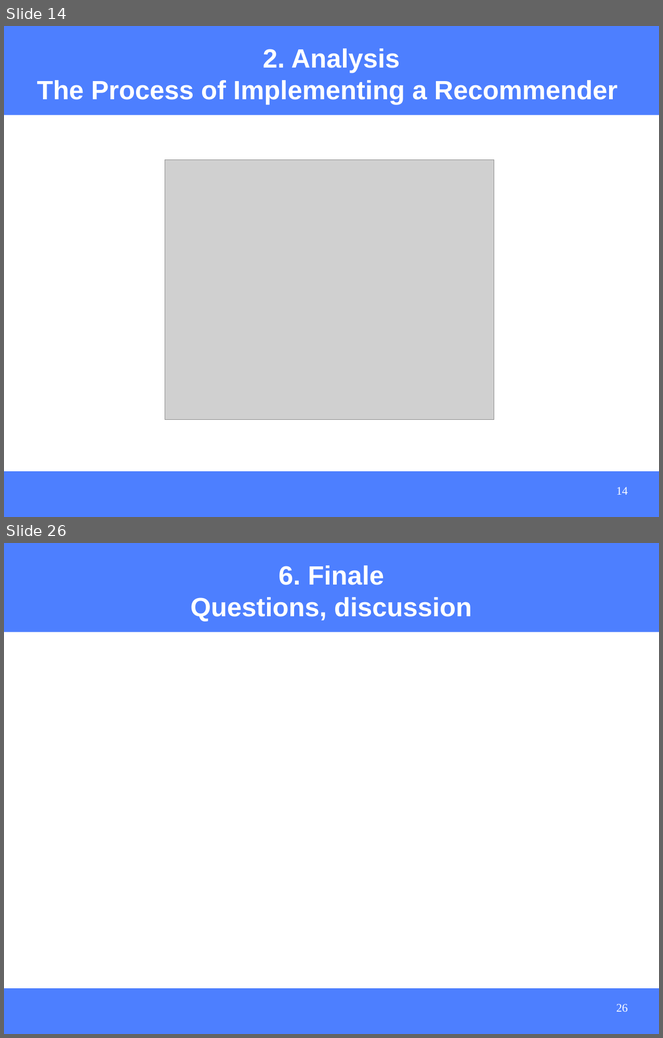
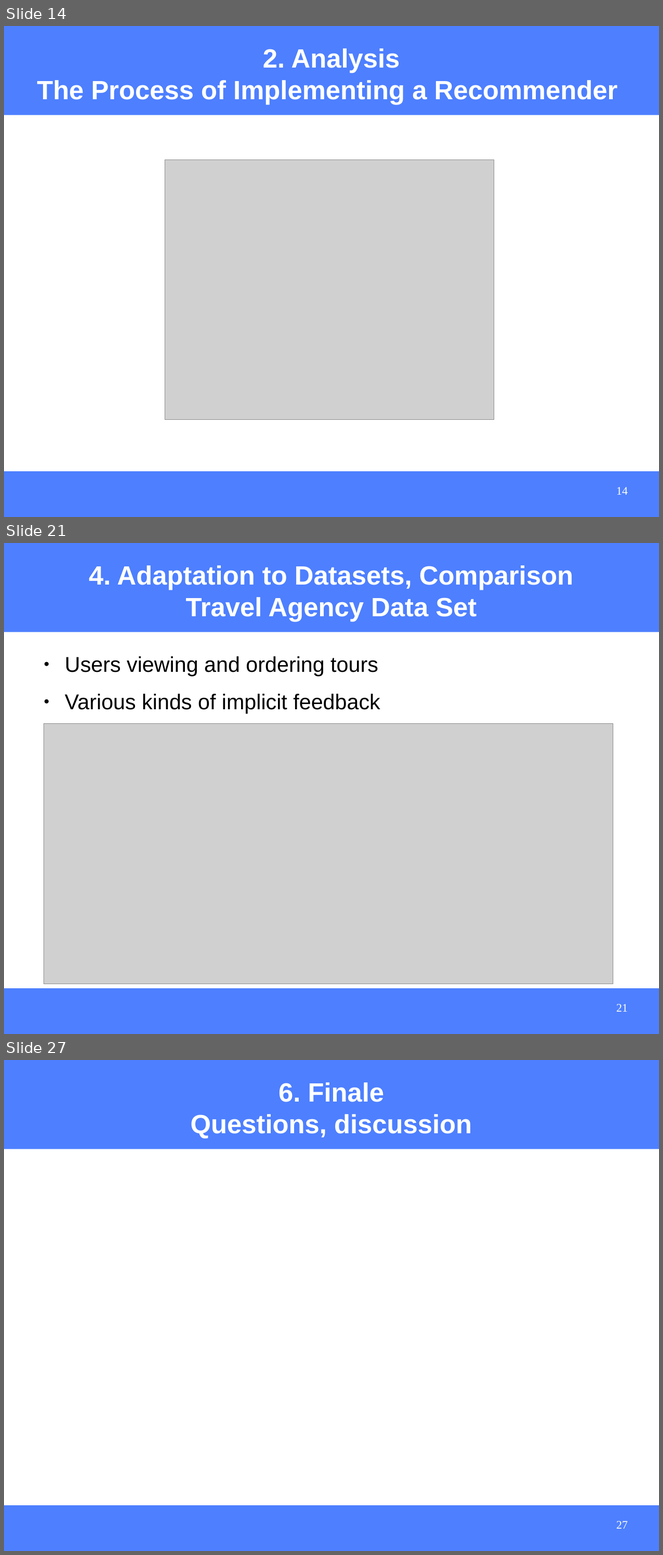
Before and after one commit to hasantayyar/unresyst, a slide deck: docs/presentations/unresyst_seminar_110308.odp. Shown one above the other, each under a label of ours: slides 14 and 26 before the commit, slides 14, 21 and 27 after it; the slides between them are not shown. The pictures are 663x1038 and 663x1555 pixels, drawn with LibreOffice and Linux fonts; fonts in the diff are those of the drawing; grey boxes stand for pictures. Boxes give left, top, right and bottom in pixels: in the first picture for what was removed or moved away, otherwise in the second. Text is boxed around its words. In the diff, an @@ line names an element or a change of style, - is before the commit and + after.

```diff
--- a/docs/presentations/unresyst_seminar_110308.odp
+++ b/docs/presentations/unresyst_seminar_110308.odp
@@ slide 21 added at [4, 543, 659, 1034], background #FFFFFF; not listed: 2 template elements that a slide beside it also shows @@
@@ title added at [89, 565, 573, 622], 32 pt, text #FFFFFF, bold @@
+4. Adaptation to Datasets, Comparison
+Travel Agency Data Set
@@ text added at [65, 656, 380, 714], 26 pt, text #000000 @@
+● Users viewing and ordering tours
+● Various kinds of implicit feedback
@@ picture added at [44, 724, 613, 985] @@
@@ page number added at [617, 1004, 628, 1012], 14 pt, text #FFFFFF @@
+21
@@ what was slide 26 is now slide 27 @@
@@ page number at [617, 1521, 628, 1529]: text changed @@
-26
+27
```
Also in this commit, not shown: 3 slides changed, 8 other slides added, 8 slides removed, 16 other files.
